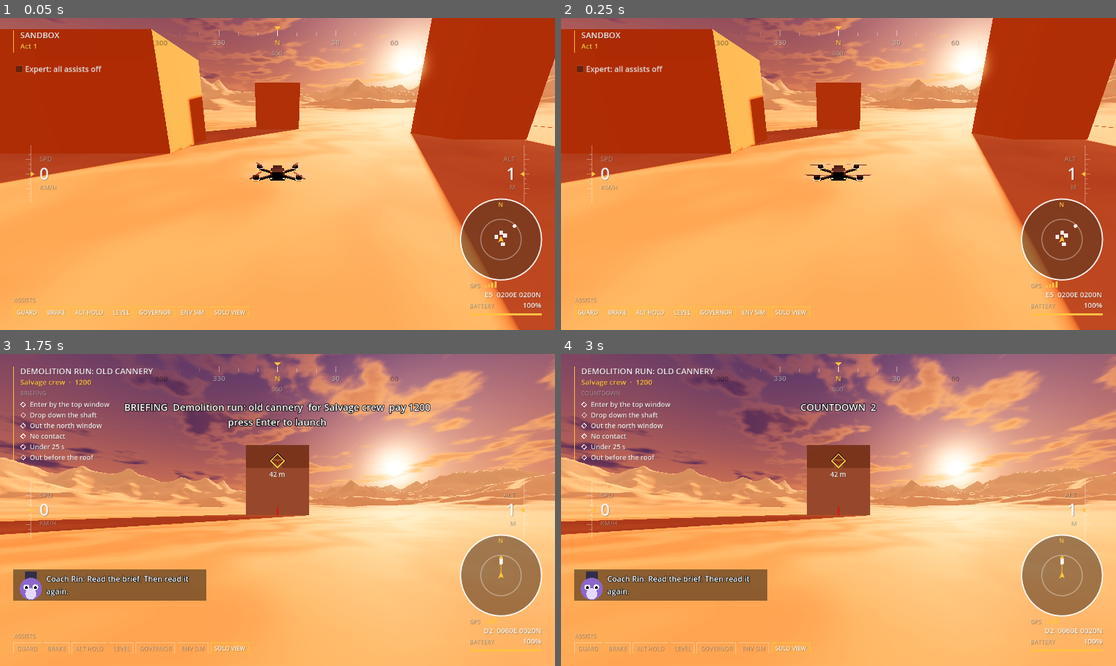
Above: before the commit, frames 1-4 (two rows, left to right).
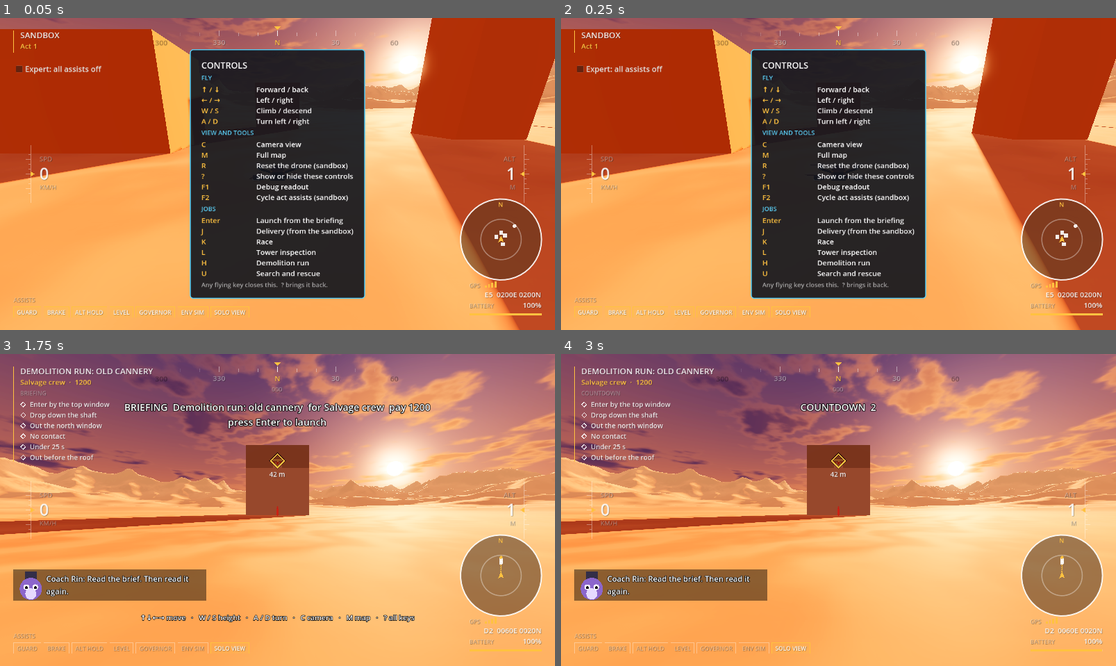
Above: after the commit, the same moments.

Repository: avdrav1/drone-sports
Game: Godot game, scene res://scenes/debug_flight.tscn
Same seed, same stepped clock (60 frames per second), same inputs: the game is played once before the commit and once after it.
Inputs (mouse positions are in pixels of both pictures, inside the frame that each line leads up to):
- Up to frame 1 (0.05 s): no input
- Up to frame 2 (0.25 s): no input
- Up to frame 3 (1.75 s): click "Expert: all assists off" at 0.5 s; tap Enter (ui_accept) at 1.25, 1.52 s; move the mouse to (399, 494) at 1.27 s; hold Right (roll_right) from 1.28 s (still down); hold C (cycle_camera) from 1.28 s (still down); click (399, 494) at 1.42 s; tap H (start_demolition_job) at 1.55 s
- Up to frame 4 (3 s): tap Enter (ui_accept) at 1.82 s; release Right (roll_right) at 2 s; release C (cycle_camera) at 2 s; drag from (727, 525) to (810, 572) at 2.02 s; tap R (reset_drone) at 2.75 s; move the mouse to (894, 441) at 2.77 s; hold Right (roll_right) from 2.78 s (still down); hold L (start_inspection_job) from 2.78 s (still down); click (894, 441) at 2.92 s

The runs differ from the first frame. In frame 1, 25% of the frame differs, in the area x 34-66%, y 10-90%; in frame 2, 25%; in frame 3, 0.6%; in frame 4, nothing differs.

Commit message:
Story 0.4: Controls overlay
Co-Authored-By: Claude Opus 5.5 <noreply@anthropic.com>

Diff:
--- a/project.godot
+++ b/project.godot
@@ -124,3 +124,8 @@
 "events": [Object(InputEventKey,"resource_local_to_scene":false,"resource_name":"","device":-1,"window_id":0,"alt_press …(192 unchanged characters)…
 ]
 }
+toggle_help={
+"deadzone": 0.5,
+"events": [Object(InputEventKey,"resource_local_to_scene":false,"resource_name":"","device":-1,"window_id":0,"alt_pressed":false,"shift_pressed":false,"ctrl_pressed":false,"meta_pressed":false,"pressed":false,"keycode":0,"physical_keycode":47,"key_label":0,"unicode":47,"location":0,"echo":false,"script":null)
+]
+}
--- a/scenes/debug_flight.tscn
+++ b/scenes/debug_flight.tscn
@@ -22,6 +22,8 @@
 
 [ext_resource type="PackedScene" path="res://scenes/nav/jammer.tscn" id="87_jammer"]
 [ext_resource type="Script" path="res://scripts/nav/map_marker.gd" id="88_marker"]
+[ext_resource type="Script" path="res://scripts/ui/controls_help.gd" id="96_help"]
+[ext_resource type="Theme" path="res://scenes/ui/theme.tres" id="97_theme"]
 
 [sub_resource type="BoxShape3D" id="box_shape"]
 size = Vector3(4, 4, 4)
@@ -173,6 +175,22 @@
 focus_mode = 0
 text = "Expert: all assists off"
 
+[node name="Help" type="PanelContainer" parent="HUD"]
+anchors_preset = 8
+anchor_left = 0.5
+anchor_top = 0.5
+anchor_right = 0.5
+anchor_bottom = 0.5
+offset_left = -10.0
+offset_top = -10.0
+offset_right = 10.0
+offset_bottom = 10.0
+grow_horizontal = 2
+grow_vertical = 2
+mouse_filter = 2
+theme = ExtResource("97_theme")
+script = ExtResource("96_help")
+
 [node name="MapLayer" type="CanvasLayer" parent="."]
 layer = 12
 
--- a/scenes/jobs/demolition.tscn
+++ b/scenes/jobs/demolition.tscn
@@ -28,6 +28,8 @@
 [ext_resource type="Script" path="res://scripts/story/bark.gd" id="88_bark"]
 [ext_resource type="Script" path="res://scripts/ui/bark_box.gd" id="89_barkbox"]
 [ext_resource type="Script" path="res://scripts/ui/target_marker.gd" id="95_target"]
+[ext_resource type="Script" path="res://scripts/ui/controls_help.gd" id="96_help"]
+[ext_resource type="Script" path="res://scripts/ui/controls_hint.gd" id="97_hint"]
 
 [sub_resource type="StandardMaterial3D" id="concrete"]
 albedo_color = Color(0.62, 0.55, 0.5, 1)
@@ -848,3 +850,39 @@
 script = ExtResource("95_target")
 route = NodePath("../../Route")
 camera_rig = NodePath("../../CameraRig")
+
+[node name="ControlsHint" type="Label" parent="HUD" node_paths=PackedStringArray("runner")]
+anchors_preset = 7
+anchor_left = 0.5
+anchor_top = 1.0
+anchor_right = 0.5
+anchor_bottom = 1.0
+offset_left = -480.0
+offset_top = -112.0
+offset_right = 480.0
+offset_bottom = -86.0
+grow_horizontal = 2
+grow_vertical = 0
+horizontal_alignment = 1
+theme_override_colors/font_outline_color = Color(0, 0, 0, 1)
+theme_override_constants/outline_size = 4
+theme_override_font_sizes/font_size = 15
+script = ExtResource("97_hint")
+runner = NodePath("../../JobRunner")
+
+[node name="Help" type="PanelContainer" parent="HUD"]
+visible = false
+anchors_preset = 8
+anchor_left = 0.5
+anchor_top = 0.5
+anchor_right = 0.5
+anchor_bottom = 0.5
+offset_left = -10.0
+offset_top = -10.0
+offset_right = 10.0
+offset_bottom = 10.0
+grow_horizontal = 2
+grow_vertical = 2
+mouse_filter = 2
+theme = ExtResource("theme")
+script = ExtResource("96_help")
--- a/scenes/jobs/inspection.tscn
+++ b/scenes/jobs/inspection.tscn
@@ -26,6 +26,8 @@
 [ext_resource type="Script" path="res://scripts/story/bark.gd" id="88_bark"]
 [ext_resource type="Script" path="res://scripts/ui/bark_box.gd" id="89_barkbox"]
 [ext_resource type="Script" path="res://scripts/ui/target_marker.gd" id="95_target"]
+[ext_resource type="Script" path="res://scripts/ui/controls_help.gd" id="96_help"]
+[ext_resource type="Script" path="res://scripts/ui/controls_hint.gd" id="97_hint"]
 
 [sub_resource type="StandardMaterial3D" id="steel"]
 albedo_color = Color(0.22, 0.2, 0.22, 1)
@@ -505,3 +507,39 @@
 script = ExtResource("95_target")
 route = NodePath("../../Route")
 camera_rig = NodePath("../../CameraRig")
+
+[node name="ControlsHint" type="Label" parent="HUD" node_paths=PackedStringArray("runner")]
+anchors_preset = 7
+anchor_left = 0.5
+anchor_top = 1.0
+anchor_right = 0.5
+anchor_bottom = 1.0
+offset_left = -480.0
+offset_top = -112.0
+offset_right = 480.0
+offset_bottom = -86.0
+grow_horizontal = 2
+grow_vertical = 0
+horizontal_alignment = 1
+theme_override_colors/font_outline_color = Color(0, 0, 0, 1)
+theme_override_constants/outline_size = 4
+theme_override_font_sizes/font_size = 15
+script = ExtResource("97_hint")
+runner = NodePath("../../JobRunner")
+
+[node name="Help" type="PanelContainer" parent="HUD"]
+visible = false
+anchors_preset = 8
+anchor_left = 0.5
+anchor_top = 0.5
+anchor_right = 0.5
+anchor_bottom = 0.5
+offset_left = -10.0
+offset_top = -10.0
+offset_right = 10.0
+offset_bottom = 10.0
+grow_horizontal = 2
+grow_vertical = 2
+mouse_filter = 2
+theme = ExtResource("11_theme")
+script = ExtResource("96_help")
--- a/scenes/jobs/rescue.tscn
+++ b/scenes/jobs/rescue.tscn
@@ -24,6 +24,8 @@
 [ext_resource type="Script" path="res://scripts/ui/beacon_hud.gd" id="beaconhud"]
 [ext_resource type="Script" path="res://scripts/story/bark.gd" id="88_bark"]
 [ext_resource type="Script" path="res://scripts/ui/bark_box.gd" id="89_barkbox"]
+[ext_resource type="Script" path="res://scripts/ui/controls_help.gd" id="96_help"]
+[ext_resource type="Script" path="res://scripts/ui/controls_hint.gd" id="97_hint"]
 
 [node name="Rescue" type="Node3D"]
 
@@ -197,3 +199,39 @@
 mouse_filter = 2
 script = ExtResource("89_barkbox")
 bark = NodePath("../../Bark")
+
+[node name="ControlsHint" type="Label" parent="HUD" node_paths=PackedStringArray("runner")]
+anchors_preset = 7
+anchor_left = 0.5
+anchor_top = 1.0
+anchor_right = 0.5
+anchor_bottom = 1.0
+offset_left = -480.0
+offset_top = -112.0
+offset_right = 480.0
+offset_bottom = -86.0
+grow_horizontal = 2
+grow_vertical = 0
+horizontal_alignment = 1
+theme_override_colors/font_outline_color = Color(0, 0, 0, 1)
+theme_override_constants/outline_size = 4
+theme_override_font_sizes/font_size = 15
+script = ExtResource("97_hint")
+runner = NodePath("../../JobRunner")
+
+[node name="Help" type="PanelContainer" parent="HUD"]
+visible = false
+anchors_preset = 8
+anchor_left = 0.5
+anchor_top = 0.5
+anchor_right = 0.5
+anchor_bottom = 0.5
+offset_left = -10.0
+offset_top = -10.0
+offset_right = 10.0
+offset_bottom = 10.0
+grow_horizontal = 2
+grow_vertical = 2
+mouse_filter = 2
+theme = ExtResource("theme")
+script = ExtResource("96_help")
--- a/scenes/jobs/sample_delivery.tscn
+++ b/scenes/jobs/sample_delivery.tscn
@@ -24,6 +24,8 @@
 [ext_resource type="Script" path="res://scripts/story/bark.gd" id="88_bark"]
 [ext_resource type="Script" path="res://scripts/ui/bark_box.gd" id="89_barkbox"]
 [ext_resource type="Script" path="res://scripts/ui/target_marker.gd" id="95_target"]
+[ext_resource type="Script" path="res://scripts/ui/controls_help.gd" id="96_help"]
+[ext_resource type="Script" path="res://scripts/ui/controls_hint.gd" id="97_hint"]
 
 [sub_resource type="BoxShape3D" id="wall_shape"]
 size = Vector3(16, 8, 2)
@@ -262,3 +264,39 @@
 script = ExtResource("95_target")
 route = NodePath("../../Route")
 camera_rig = NodePath("../../CameraRig")
+
+[node name="ControlsHint" type="Label" parent="HUD" node_paths=PackedStringArray("runner")]
+anchors_preset = 7
+anchor_left = 0.5
+anchor_top = 1.0
+anchor_right = 0.5
+anchor_bottom = 1.0
+offset_left = -480.0
+offset_top = -112.0
+offset_right = 480.0
+offset_bottom = -86.0
+grow_horizontal = 2
+grow_vertical = 0
+horizontal_alignment = 1
+theme_override_colors/font_outline_color = Color(0, 0, 0, 1)
+theme_override_constants/outline_size = 4
+theme_override_font_sizes/font_size = 15
+script = ExtResource("97_hint")
+runner = NodePath("../../JobRunner")
+
+[node name="Help" type="PanelContainer" parent="HUD"]
+visible = false
+anchors_preset = 8
+anchor_left = 0.5
+anchor_top = 0.5
+anchor_right = 0.5
+anchor_bottom = 0.5
+offset_left = -10.0
+offset_top = -10.0
+offset_right = 10.0
+offset_bottom = 10.0
+grow_horizontal = 2
+grow_vertical = 2
+mouse_filter = 2
+theme = ExtResource("9_theme")
+script = ExtResource("96_help")
--- a/scenes/jobs/test_race.tscn
+++ b/scenes/jobs/test_race.tscn
@@ -27,6 +27,8 @@
 [ext_resource type="Script" path="res://scripts/nav/route_ribbon.gd" id="86_ribbon"]
 [ext_resource type="Script" path="res://scripts/story/bark.gd" id="88_bark"]
 [ext_resource type="Script" path="res://scripts/ui/bark_box.gd" id="89_barkbox"]
+[ext_resource type="Script" path="res://scripts/ui/controls_help.gd" id="96_help"]
+[ext_resource type="Script" path="res://scripts/ui/controls_hint.gd" id="97_hint"]
 
 [node name="TestRace" type="Node3D"]
 
@@ -230,3 +232,39 @@
 mouse_filter = 2
 script = ExtResource("89_barkbox")
 bark = NodePath("../../Bark")
+
+[node name="ControlsHint" type="Label" parent="HUD" node_paths=PackedStringArray("runner")]
+anchors_preset = 7
+anchor_left = 0.5
+anchor_top = 1.0
+anchor_right = 0.5
+anchor_bottom = 1.0
+offset_left = -480.0
+offset_top = -112.0
+offset_right = 480.0
+offset_bottom = -86.0
+grow_horizontal = 2
+grow_vertical = 0
+horizontal_alignment = 1
+theme_override_colors/font_outline_color = Color(0, 0, 0, 1)
+theme_override_constants/outline_size = 4
+theme_override_font_sizes/font_size = 15
+script = ExtResource("97_hint")
+runner = NodePath("../../JobRunner")
+
+[node name="Help" type="PanelContainer" parent="HUD"]
+visible = false
+anchors_preset = 8
+anchor_left = 0.5
+anchor_top = 0.5
+anchor_right = 0.5
+anchor_bottom = 0.5
+offset_left = -10.0
+offset_top = -10.0
+offset_right = 10.0
+offset_bottom = 10.0
+grow_horizontal = 2
+grow_vertical = 2
+mouse_filter = 2
+theme = ExtResource("9_theme")
+script = ExtResource("96_help")
--- /dev/null
+++ b/scripts/ui/controls_help.gd
@@ -0,0 +1,116 @@
+class_name ControlsHelp
+extends PanelContainer
+# The keyboard controls, read from the InputMap so a rebound key shows as bound.
+# `toggle_help` shows and hides it; any flying key hides it, so it never sits
+# over a flight. The sandbox opens with it up.
+
+## Rows per group: [actions, what they do]. Pairs show as "A / B".
+const GROUPS := [
+	["FLY", [
+		[[&"pitch_forward", &"pitch_back"], "Forward / back"],
+		[[&"roll_left", &"roll_right"], "Left / right"],
+		[[&"throttle_up", &"throttle_down"], "Climb / descend"],
+		[[&"yaw_left", &"yaw_right"], "Turn left / right"],
+	]],
+	["VIEW AND TOOLS", [
+		[[&"cycle_camera"], "Camera view"],
+		[[&"toggle_map"], "Full map"],
+		[[&"reset_drone"], "Reset the drone (sandbox)"],
+		[[&"toggle_help"], "Show or hide these controls"],
+		[[&"toggle_readout"], "Debug readout"],
+		[[&"cycle_preset"], "Cycle act assists (sandbox)"],
+	]],
+	["JOBS", [
+		[[&"ui_accept"], "Launch from the briefing"],
+		[[&"start_sample_job"], "Delivery (from the sandbox)"],
+		[[&"start_race_job"], "Race"],
+		[[&"start_inspection_job"], "Tower inspection"],
+		[[&"start_demolition_job"], "Demolition run"],
+		[[&"start_rescue_job"], "Search and rescue"],
+	]],
+]
+## Pressing any of these hides the panel.
+const FLY_ACTIONS: Array[StringName] = [&"pitch_forward", &"pitch_back", &"roll_left", &"roll_right",
+	&"throttle_up", &"throttle_down", &"yaw_left", &"yaw_right"]
+const ARROWS := {"Up": "↑", "Down": "↓", "Left": "←", "Right": "→", "Slash": "?"}
+const KEY := Color(1.0, 0.76, 0.25)
+const HEAD := Color(0.35, 0.8, 0.95)
+const ROW_SIZE := 15
+
+func _ready() -> void:
+	mouse_filter = MOUSE_FILTER_IGNORE
+	_build()
+
+func _unhandled_input(event: InputEvent) -> void:
+	if event.is_action_pressed("toggle_help"):
+		visible = not visible
+	elif visible and event.is_pressed() and not event.is_echo():
+		for a in FLY_ACTIONS:
+			if event.is_action(a):
+				hide()
+				return
+
+## The first keyboard key bound to `action`, as shown to the player; empty when none.
+static func key_text(action: StringName) -> String:
+	if not InputMap.has_action(action):
+		return ""
+	for e in InputMap.action_get_events(action):
+		if e is InputEventKey:
+			var code: Key = e.physical_keycode if e.physical_keycode != KEY_NONE else e.keycode
+			var s := OS.get_keycode_string(code)
+			return ARROWS.get(s, s)
+	return ""
+
+static func keys_text(actions: Array) -> String:
+	return " / ".join(actions.map(func(a): return key_text(a)))
+
+## Every action the panel lists.
+static func listed_actions() -> Array[StringName]:
+	var out: Array[StringName] = []
+	for g in GROUPS:
+		for row in g[1]:
+			out.append_array(row[0])
+	return out
+
+## One line for a job briefing: the flying keys, camera, map, launch, and help.
+static func hint_line() -> String:
+	return "%s%s%s%s move   ·   %s height   ·   %s turn   ·   %s camera   ·   %s map   ·   %s all keys" % [
+		key_text(&"pitch_forward"), key_text(&"pitch_back"), key_text(&"roll_left"), key_text(&"roll_right"),
+		keys_text([&"throttle_up", &"throttle_down"]), keys_text([&"yaw_left", &"yaw_right"]),
+		key_text(&"cycle_camera"), key_text(&"toggle_map"), key_text(&"toggle_help")]
+
+func _build() -> void:
+	var box := VBoxContainer.new()
+	box.add_theme_constant_override("separation", 4)
+	add_child(box)
+	var title := Label.new()
+	title.text = "CONTROLS"
+	title.add_theme_font_size_override("font_size", 18)
+	box.add_child(title)
+	for g in GROUPS:
+		var head := Label.new()
+		head.text = g[0]
+		head.add_theme_color_override("font_color", HEAD)
+		head.add_theme_font_size_override("font_size", 13)
+		box.add_child(head)
+		var grid := GridContainer.new()
+		grid.columns = 2
+		grid.add_theme_constant_override("h_separation", 24)
+		grid.add_theme_constant_override("v_separation", 0)
+		box.add_child(grid)
+		for row in g[1]:
+			var k := Label.new()
+			k.text = keys_text(row[0])
+			k.add_theme_color_override("font_color", KEY)
+			k.custom_minimum_size.x = 90
+			k.add_theme_font_size_override("font_size", ROW_SIZE)
+			grid.add_child(k)
+			var what := Label.new()
+			what.text = row[1]
+			what.add_theme_font_size_override("font_size", ROW_SIZE)
+			grid.add_child(what)
+	var foot := Label.new()
+	foot.text = "Any flying key closes this.  %s brings it back." % key_text(&"toggle_help")
+	foot.modulate = Color(1, 1, 1, 0.6)
+	foot.add_theme_font_size_override("font_size", 13)
+	box.add_child(foot)
--- /dev/null
+++ b/scripts/ui/controls_hint.gd
@@ -0,0 +1,13 @@
+class_name ControlsHint
+extends Label
+# One line of keys at the foot of the screen while a job is in its briefing.
+# Gone once the drone launches.
+
+@export var runner: JobRunner
+
+func _ready() -> void:
+	text = ControlsHelp.hint_line()
+	mouse_filter = MOUSE_FILTER_IGNORE
+
+func _process(_delta: float) -> void:
+	visible = runner != null and runner.state == JobRunner.State.BRIEFING
--- /dev/null
+++ b/tests/test_controls_help.gd
@@ -0,0 +1,72 @@
+extends RefCounted
+# Story 0.4: controls overlay. Every project action is listed with its key; the
+# sandbox opens with the panel up, a flying key hides it and ? brings it back;
+# each job shows a one-line hint during its briefing only.
+
+const Sim = preload("res://tests/sim.gd")
+
+func _project_actions() -> Array[StringName]:
+	var out: Array[StringName] = []
+	for p in ProjectSettings.get_property_list():
+		var n: String = p.name
+		if n.begins_with("input/") and not n.begins_with("input/ui_"):
+			out.append(StringName(n.trim_prefix("input/")))
+	return out
+
+func test_every_action_listed_with_a_key() -> bool:
+	var listed := ControlsHelp.listed_actions()
+	var ok := _project_actions().size() >= 18
+	for a in _project_actions():
+		if not a in listed:
+			print("        not listed: %s" % a)
+			ok = false
+	for a in listed:
+		ok = ok and InputMap.has_action(a) and ControlsHelp.key_text(a) != ""
+	return ok and ControlsHelp.key_text(&"pitch_forward") == "↑" and ControlsHelp.key_text(&"throttle_up") == "W" \
+		and ControlsHelp.key_text(&"toggle_help") == "?"
+
+func _key(scene: Node, code: Key, physical := true) -> void:
+	var ev := InputEventKey.new()
+	if physical:
+		ev.physical_keycode = code
+	else:
+		ev.keycode = code
+	ev.pressed = true
+	scene.get_viewport().push_input(ev)
+	var up := ev.duplicate()
+	up.pressed = false
+	scene.get_viewport().push_input(up)
+
+func test_sandbox_opens_with_help_and_flying_hides_it() -> bool:
+	var scene: Node = Sim.add(load("res://scenes/debug_flight.tscn").instantiate())
+	await Sim.process_frames(2)
+	var help: ControlsHelp = scene.get_node("HUD/Help")
+	var opened := help.visible
+	_key(scene, KEY_W)
+	await Sim.process_frames(1)
+	var hidden := not help.visible
+	_key(scene, KEY_SLASH)
+	await Sim.process_frames(1)
+	var back := help.visible
+	_key(scene, KEY_SLASH)
+	await Sim.process_frames(1)
+	var toggled_off := not help.visible
+	scene.free()
+	return opened and hidden and back and toggled_off
+
+func test_job_hint_only_during_briefing() -> bool:
+	var ok := true
+	for f in ["sample_delivery", "test_race", "inspection", "demolition", "rescue"]:
+		var scene: Node = load("res://scenes/jobs/%s.tscn" % f).instantiate()
+		var runner: JobRunner = scene.get_node("JobRunner")
+		runner.pays_out = false
+		Sim.add(scene)
+		await Sim.process_frames(3)
+		var hint: ControlsHint = scene.get_node("HUD/ControlsHint")
+		var help: ControlsHelp = scene.get_node("HUD/Help")
+		var briefing: bool = hint.visible and hint.text.contains("↑") and hint.text.contains("all keys") and not help.visible
+		runner.launch(true)
+		await Sim.process_frames(1)
+		ok = ok and briefing and not hint.visible
+		scene.free()
+	return ok
Not shown: 1 places in scenes/debug_flight.tscn that only renumber resources
Not shown: 1 places in scenes/jobs/sample_delivery.tscn that only renumber resources
Not shown: 1 places in scenes/jobs/test_race.tscn that only renumber resources
Not shown, added: scripts/ui/controls_help.gd.uid
Not shown, added: scripts/ui/controls_hint.gd.uid
Not shown, added: tests/test_controls_help.gd.uid
Not shown, changed: docs/BACKLOG.md
